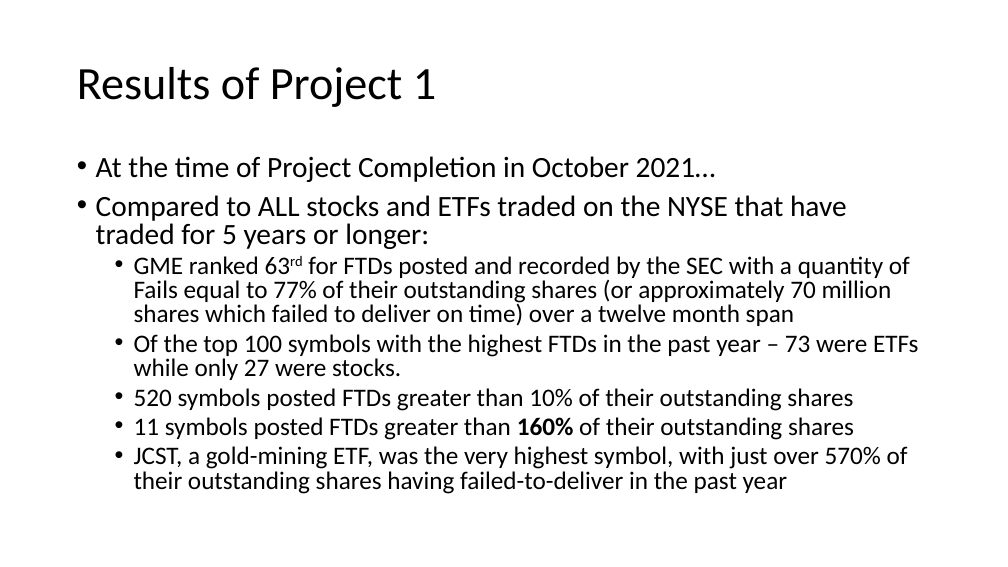
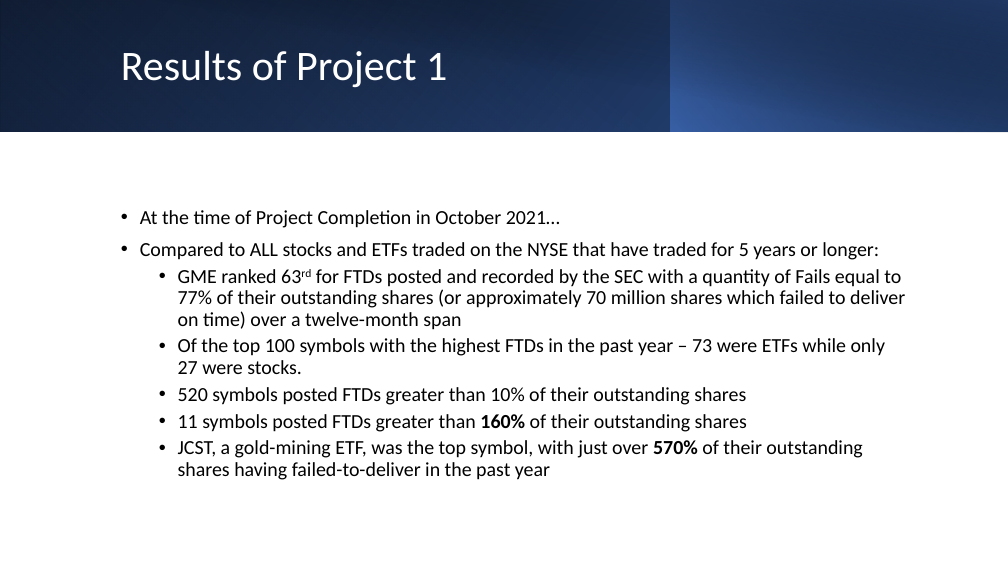
Before and after one commit to imjusthere92/FTD_Project, a slide deck: slide 7 of DemoDay_FTD_Presentation.pptx. Drawn at 1008x567 pixels with LibreOffice and Linux fonts; fonts in the diff are those of the drawing. Boxes give left, top, right and bottom in pixels: in the first picture for what was removed or moved away, otherwise in the second. Text is boxed around its words. In the diff, an @@ line names an element or a change of style, - is before the commit and + after.

Commit message:
Update ppt

```diff
--- a/DemoDay_FTD_Presentation.pptx
+++ b/DemoDay_FTD_Presentation.pptx
@@ rectangle added at bbox=[0, 0, 1008, 132], fill gradient #000000 to #2F5597 @@
@@ rectangle added at bbox=[0, 0, 671, 132], fill gradient #4472C4 to #203864 @@
@@ rectangle added at bbox=[38, 0, 1008, 132], fill gradient #000000 to #203864 @@
@@ title "Results of Project 1": place and size @@
-title "Results of Project 1" at bbox=[77, 67, 436, 107]
+title "Results of Project 1" at bbox=[121, 51, 447, 87]
@@ title "Results of Project 1" at bbox=[121, 51, 447, 87]: size 44 to 40 pt, text colour #000000 to #FFFFFF @@
@@ rectangle added at bbox=[671, 0, 1008, 132], fill gradient #4472C4 to #000000 @@
@@ text "At the time of Project ...": place and size @@
-text "At the time of Project ..." at bbox=[96, 156, 919, 494]
+text "At the time of Project ..." at bbox=[140, 210, 905, 480]
@@ text "At the time of Project ..." at bbox=[140, 210, 905, 480]: vertical alignment top to middle @@
@@ text at bbox=[140, 210, 885, 432]: size 28 to 19 pt in "At the time of Project Completion in ...", "Compared to ALL stocks and ETFs traded ..."; size 24 to 19 pt in "Of the top 100 symbols with the ...", "520 symbols posted FTDs greater than 10% ...", "11 symbols posted FTDs greater than 160% ..."; line spacing 0.8 to 0.9 @@
@@ text at bbox=[178, 269, 905, 330]: text changed; size 24 to 19 pt @@
-  • GME ranked 63rd for FTDs posted and recorded by the SEC with a quantity of Fails equal to 77% of their outstanding shares (or approximately 70 million shares which failed to deliver on time) over a twelve month span
+  • GME ranked 63rd for FTDs posted and recorded by the SEC with a quantity of Fails equal to 77% of their outstanding shares (or approximately 70 million shares which failed to deliver on time) over a twelve-month span
@@ text at bbox=[178, 440, 862, 480]: text changed; size 24 to 19 pt @@
-  • JCST, a gold-mining ETF, was the very highest symbol, with just over 570% of their outstanding shares having failed-to-deliver in the past year
+  • JCST, a gold-mining ETF, was the top symbol, with just over 570% of their outstanding shares having failed-to-deliver in the past year
```
Also in this commit, not shown: 2 other slides changed, 1 slide added.
